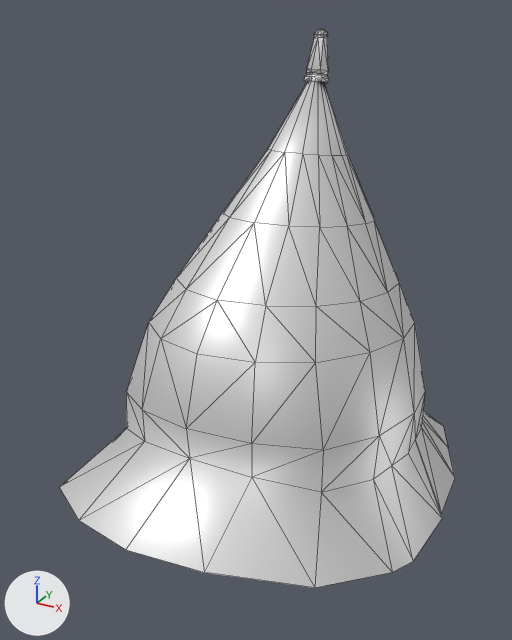
The COLLADA model art/meshes/props/helmet/hele_boeotian_c.dae as it was, and as the next commit left it.
Before and after are seen from a 50 mm camera at (0.42, -0.884, 0.991) aimed at (-0.037, -0.054, 0.576). Arrows for +X, +Y and +Z are at lower left; the lights stay in place. Mesh edges are drawn as thin lines.

Objects in the first picture: 'Hele_boeotian_C'.
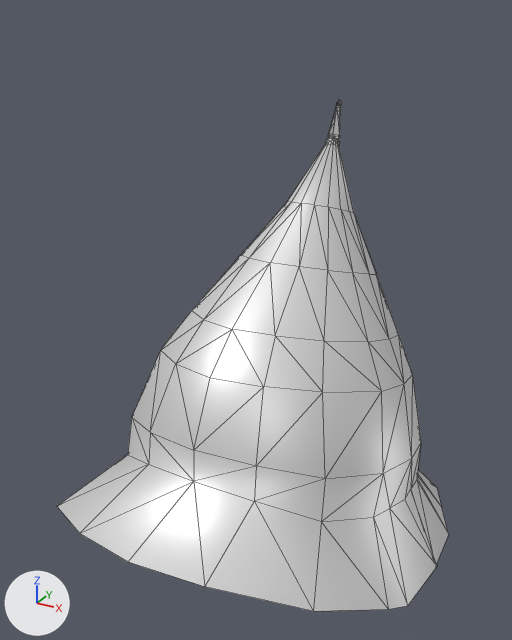
Where the change shows, as pixel boxes (x1, y1, x2, y2) in the pictures (512 x 640 px):
'Hele_boeotian_C', reshaped (8% shorter)
    before: (60, 29, 455, 588)
    after: (57, 99, 449, 611)
part 1 of me_esfera_300, rebuilt (8% shorter)
    before: (60, 81, 455, 588)
    after: (57, 143, 449, 611)
part 2 of me_esfera_300, added
    after: (326, 99, 342, 146)
part 3 of me_esfera_300, deleted
    before: (304, 29, 329, 83)

The change, as a list of edits to the scene's bpy script:
```text
Change me_esfera_300:
    used by ob_hele_boeotian_c; location = (0.0, 0.0, 0.0)
    remove me_esfera_300.from_pydata(...)  # 215 vertices, 396 faces; spans x -0.261..0.261, y -0.417..0.338, z 0.286..0.965
    add me_esfera_300.from_pydata(...)  # 200 vertices, 362 faces; spans x -0.266..0.266, y -0.415..0.307, z 0.164..0.868
    me_esfera_300 part 1: the loose piece of 125 vertices spanning x -0.261..0.261, y -0.417..0.338, z 0.286..0.922 is rebuilt with 125 vertices and now spans x -0.266..0.266, y -0.415..0.307, z 0.164..0.825
    me_esfera_300 part 2: a new loose piece of 75 vertices spanning x -0.011..0.011, y 0.1..0.145, z 0.797..0.868, in mat_render (white #e7e7e7)
    me_esfera_300 part 3: the loose piece of 90 vertices spanning x -0.018..0.018, y 0.034..0.072, z 0.896..0.965 is deleted
```
